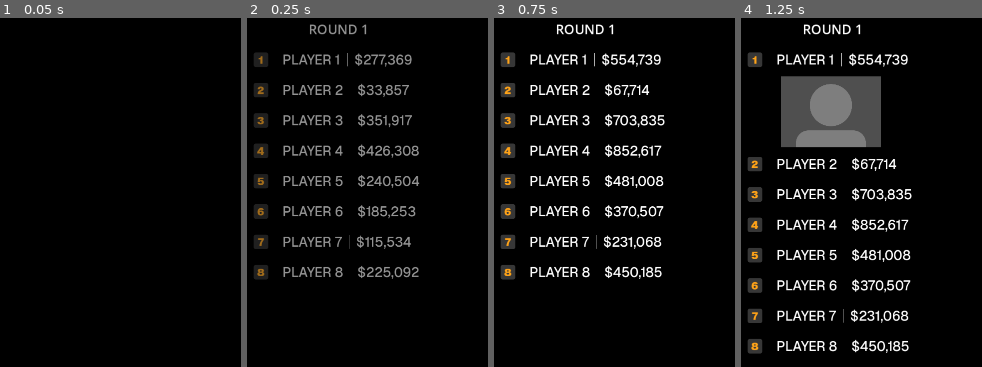
Above: before the commit, frames 1-4 (left to right).
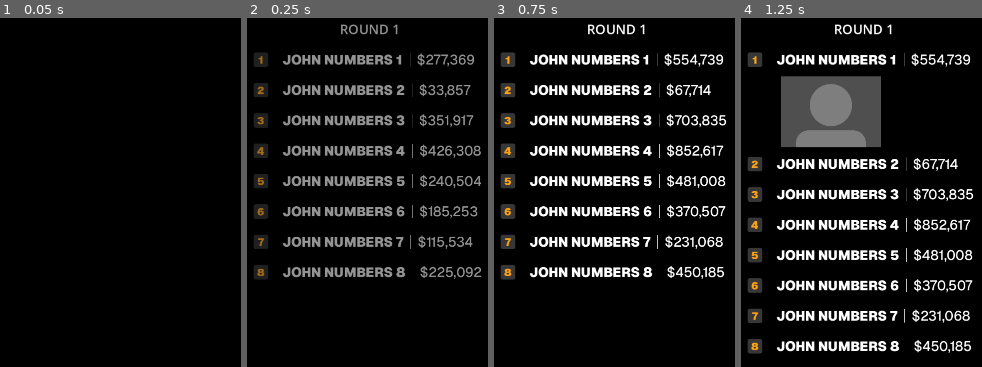
Above: after the commit, the same moments.

Repository: Dexterminator/legend-trade-event-app
Game: Godot game, scene res://scenes/main/main.tscn
The game is run twice, just before and just after one commit, with the same random seed, the same clock (stepped at 60 frames per second) and the same inputs.
Inputs:
- Up to frame 1 (0.05 s): no input
- Up to frame 2 (0.25 s): no input
- Up to frame 3 (0.75 s): tap Enter at 0.5 s; tap 1 at 0.6 s
- Up to frame 4 (1.25 s): no input

Frame 1 is identical in both runs. In frame 2, 12% of the frame differs, in the area x 14-98%, y 1-75%; in frame 3, 14%; in frame 4, 14%, in the area x 14-97%, y 1-96%.

Commit message:
State by user

Diff:
--- a/client/scenes/main/main.gd
+++ b/client/scenes/main/main.gd
@@ -99,12 +99,15 @@
 	var payload: Dictionary = data.get("payload", {})
 
 	match msg_type:
-		"initial_state", "state_update":
+		"initial_state", "mock_state_update":
 			if payload.has("standings"):
 				SignalBus.standings_updated.emit(str(payload["standings"]))
 			if payload.has("score"):
 				SignalBus.score_updated.emit(str(payload["score"]))
 			if payload.has("ticker"):
 				SignalBus.ticker_updated.emit(str(payload["ticker"]))
+		"state_update":
+			pass
+			# print(str(payload))
 		_:
 			push_warning("[Main] Unknown message type: " + msg_type)
--- a/client/scenes/standings_overlay/player_panel/player_panel.tscn
+++ b/client/scenes/standings_overlay/player_panel/player_panel.tscn
@@ -162,7 +162,7 @@
 [node name="NameLabel" type="Label" parent="HBoxContainer" unique_id=991938552]
 unique_name_in_owner = true
 layout_mode = 2
-theme_override_fonts/font = ExtResource("3_bxhcd")
+theme_override_fonts/font = ExtResource("2_l0tbx")
 theme_override_font_sizes/font_size = 32
 text = "Player 1"
 
--- a/client/scenes/standings_overlay/standings_overlay.gd
+++ b/client/scenes/standings_overlay/standings_overlay.gd
@@ -12,7 +12,7 @@
 	SignalBus.standings_updated.connect(_on_standings_updated)
 	for i in range(standings_container.get_child_count()):
 		var p: PlayerPanel = standings_container.get_child(i)
-		p.name_label.text = "PLAYER %d" % (i + 1)
+		p.name_label.text = "JOHN NUMBERS %d" % (i + 1)
 		p.set_score(randi_range(0, 1000000))
 	_set_placements()
 
Not shown, changed: server/src/index.ts
Not shown, changed: server/src/state.ts
Not shown, changed: server/src/wsExternal.ts
Not shown, changed: server/src/wsServer.ts
